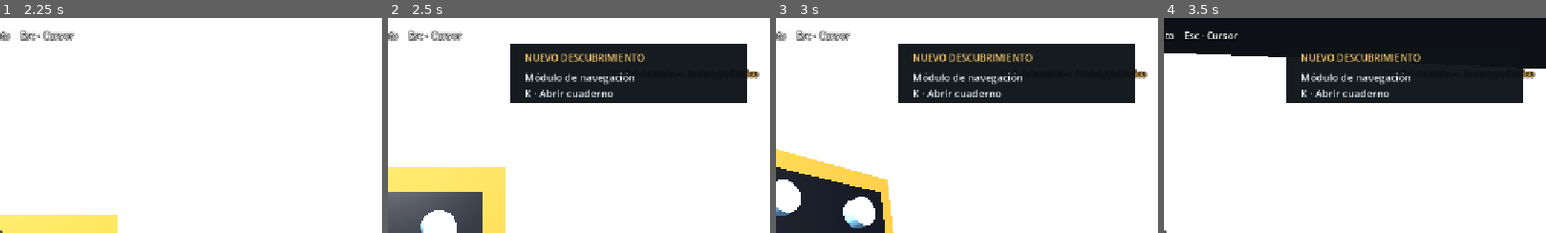
Above: before the commit, frames 1-4 (left to right).
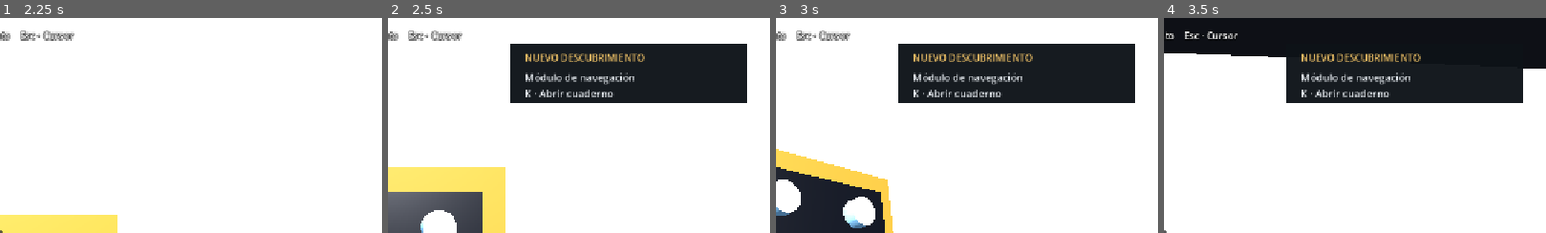
Above: after the commit, the same moments.

Repository: IDozy/starlightlegacy
Game: Godot game, scene res://scenes/main/main.tscn
Same seed, same stepped clock (60 frames per second), same inputs: the game is played once before the commit and once after it.
Inputs (mouse positions are % of the whole screen's width and height, from its top left):
- Up to frame 1 (2.25 s): tap Enter at 0.5, 2.1 s; move the mouse to (55, 50) at 0.52 s; hold W from 0.53 s (still down); tap E at 0.6, 1.35 s; click (55, 50) at 0.67 s; tap Space at 0.77, 1.52 s; move the mouse to (45, 50) at 1.27 s; move the mouse to (52, 48) at 2.02 s
- Up to frame 2 (2.5 s): keep holding W; tap E at 2.3 s
- Up to frame 3 (3 s): keep holding W; tap Space at 2.75 s; move the mouse to (49, 52) at 2.77 s; tap Z at 2.85 s; click (49, 52) at 2.92 s
- Up to frame 4 (3.5 s): keep holding W; tap Space at 3.02 s; tap E at 3.05 s
The pictures show only the part of the screen within x 50-100%, y 0-50%; the shares and areas given below are measured in that part.

Frame 1 is identical in both runs. In frame 2, 0.1% of the frame differs, in the area x 94-98%, y 23-29%; in frame 3, 0.1%; in frame 4, 0.1%.

Commit message:
cleanup: remove temporary interaction debug hook

Diff:
--- a/scenes/main/main.gd
+++ b/scenes/main/main.gd
@@ -5,7 +5,6 @@
 @onready var crosshair: Label = $HUD/Crosshair
 @onready var interaction_prompt: Label = $HUD/InteractionPrompt
 @onready var inspection_info: Label = $HUD/InspectionInfo
-@onready var interaction_debug: Label = $HUD/InteractionDebug
 
 
 func _ready() -> void:
@@ -16,7 +15,6 @@
 
 	interaction_prompt.visible = false
 	inspection_info.visible = false
-	interaction_debug.visible = false
 
 
 func _on_interaction_prompt_changed(prompt: String) -> void:
@@ -54,8 +52,3 @@
 	var transition := get_node_or_null("/root/SceneTransition")
 	if transition != null and transition.has_method("fade_to_scene"):
 		transition.call("fade_to_scene", "res://levels/ares_vallis/ares_vallis.tscn")
-
-
-func set_interaction_debug(message: String) -> void:
-	interaction_debug.text = message
-	interaction_debug.visible = true
